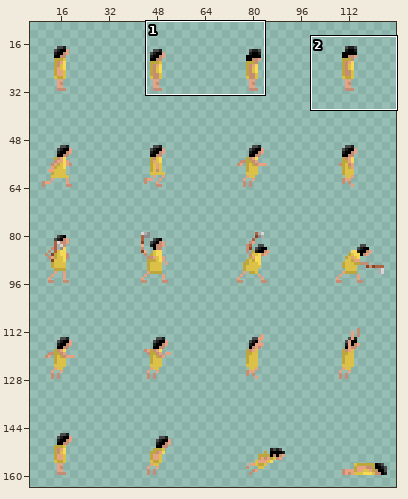
Sprite sheet -- data/guy.png. Above, an overview of the earlier version with the close-up marked.
Close-up. Before the commit:
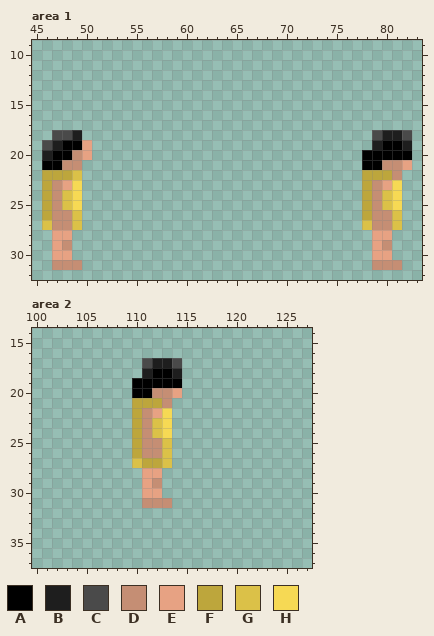
The file is 128x288 pixels. Shown: area 1: x 45..83, y 9..32; area 2: x 100..127, y 14..37. The wide view leaves out empty margins.
Palette (. is transparent): A #000000  B #1e1e1e  C #4a4a4a  D #c58e74  E #e7a283  F #bda63c  G #dbc148  H #f6d954
Pixels before, area 1, first column x 46:
18 .CCB.............................CBBC
19 CBAAE............................BAAB
20 BAADE...........................AAAAA
21 AADD............................AADDE
22 FFFG............................FFFD.
23 FDEH............................FDEH.
24 FDGH............................FDGH.
25 FDGH............................FDGH.
26 FDDG............................FDDG.
27 GDDG............................GDDG.
28 .EE..............................EE..
29 .ED..............................ED..
30 .EE..............................EE..
31 .DDD.............................DDD.
Pixels before, area 2, first column x 110:
17 .CBBC
18 .BAAB
19 AAAAA
20 AADDE
21 FFFD.
22 FDEH.
23 FDGH.
24 FDGH.
25 FDDG.
26 FDDG.
27 GFFG.
28 .EE..
29 .ED..
30 .EE..
31 .DDD.
New version:
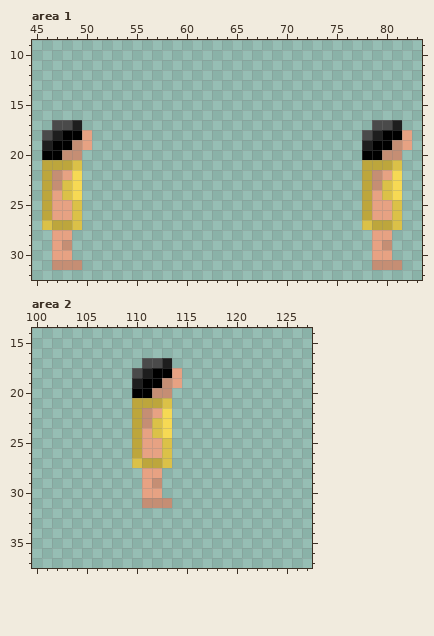
Difference:
Area 1:
y 17: x 47..49 ... -> CCB; x 79..81 ... -> CCB
y 18: x 46..50 .CCB. -> CBAAE; x 78..82 .CBBC -> CBAAE
y 19: x 46..47 CB -> BA; x 49 A -> D; x 78..79 .B -> BA; x 81..82 AB -> DE
y 20: x 46 B -> A; x 48 A -> D; x 50 E -> .; x 80..82 AAA -> DD.
y 21: x 46..49 AADD -> FFFG; x 78..82 AADDE -> FFFG.
y 22: x 47..49 FFG -> DEH; x 79..81 FFD -> DEH
y 23: x 48 E -> G; x 80 E -> G
y 24: x 47 D -> E; x 79 D -> E
y 25: x 47..49 DGH -> EEG; x 79..81 DGH -> EEG
y 26: x 47..48 DD -> EE; x 79..80 DD -> EE
y 27: x 47..48 DD -> FF; x 79..80 DD -> FF
Area 2:
y 17: x 112 B -> C; x 114 C -> .
y 18: x 110 . -> C; x 114 B -> E
y 19: x 110 A -> B; x 113..114 AA -> DE
y 20: x 114 E -> .
y 21: x 113 D -> G
y 24: x 111 D -> E
y 25..26: x 111..112 DD -> EE
Changed places in both close-ups, as pixel boxes (x1, y1, x2, y2):
changed: (42, 120, 92, 230)
changed: (362, 120, 412, 230)
changed: (132, 358, 182, 458)
